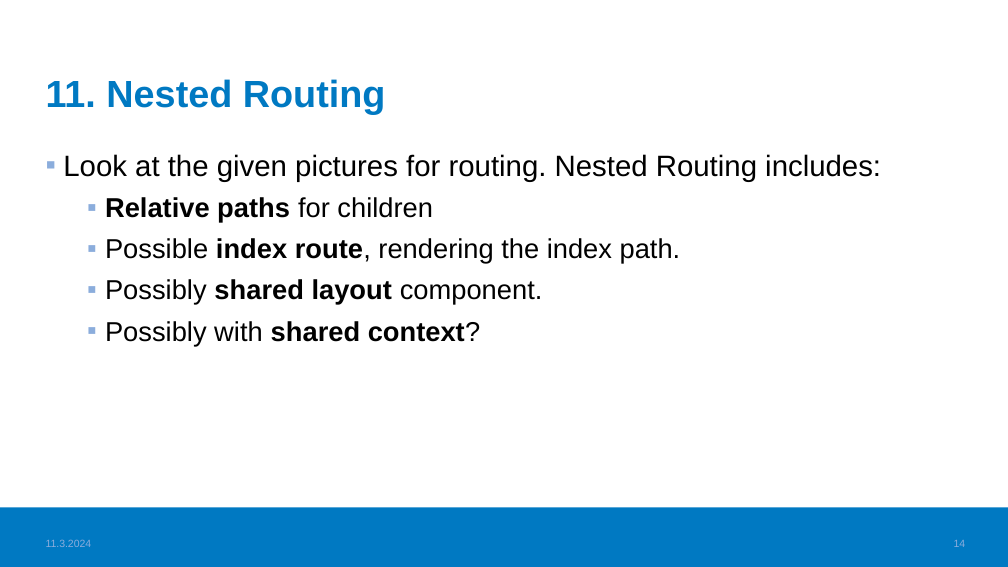
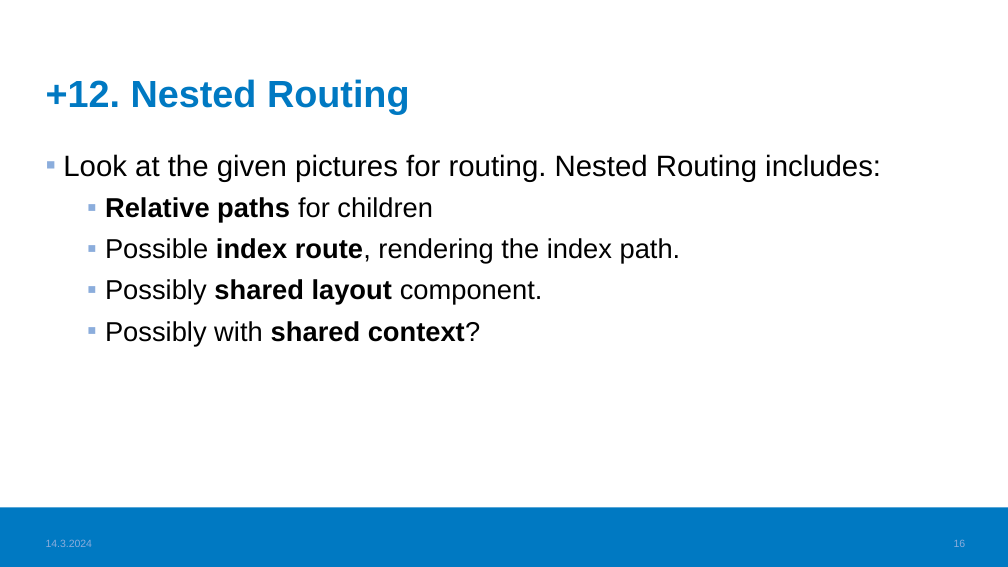
Before and after one commit to haagahelia/ohke-teknologiat, a slide deck: slide 16 of 05_frontend/Frontend_VideoTopics.pptx (slide 14 before the commit). Drawn at 1008x567 pixels with LibreOffice and Linux fonts; fonts in the diff are those of the drawing; background and template pictures are left out. Boxes give left, top, right and bottom in pixels: in the first picture for what was removed or moved away, otherwise in the second. Text is boxed around its words. In the diff, an @@ line names an element or a change of style, - is before the commit and + after.

```diff
--- a/05_frontend/Frontend_VideoTopics.pptx
+++ b/05_frontend/Frontend_VideoTopics.pptx
@@ title at <box>46,79,410,114</box>: text changed @@
-11. Nested Routing
++12. Nested Routing
@@ text at <box>46,539,93,547</box>: text changed @@
-11.3.2024
+14.3.2024
@@ page number at <box>954,539,966,547</box>: text changed @@
-14
+16
```
Also in this commit, not shown: 16 other slides changed, 1 other file.
